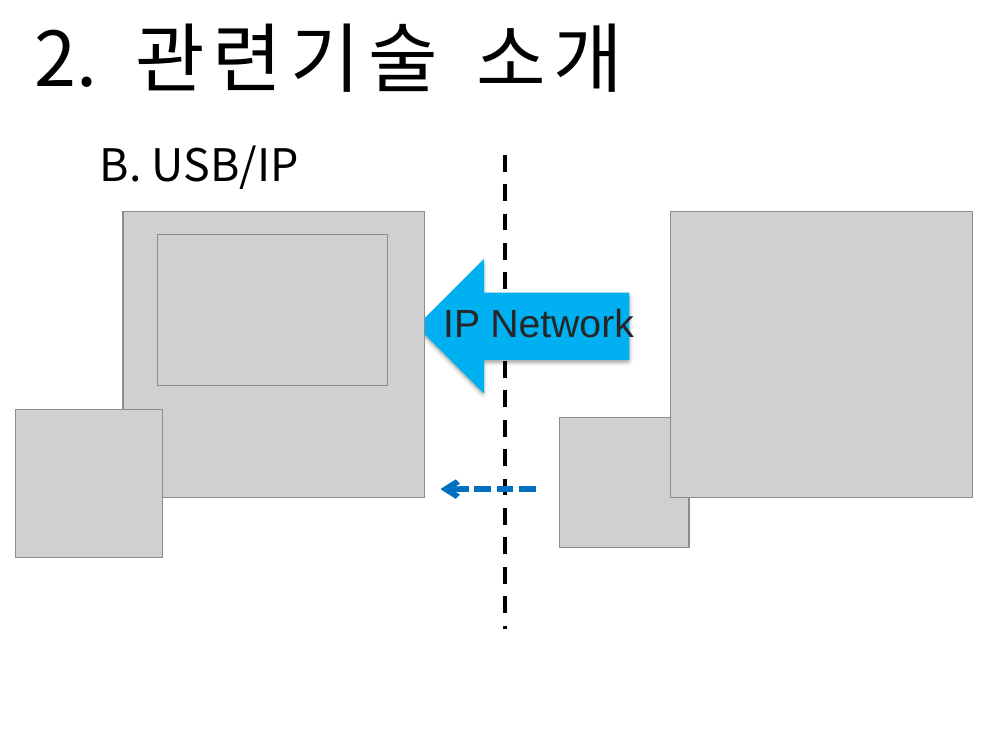
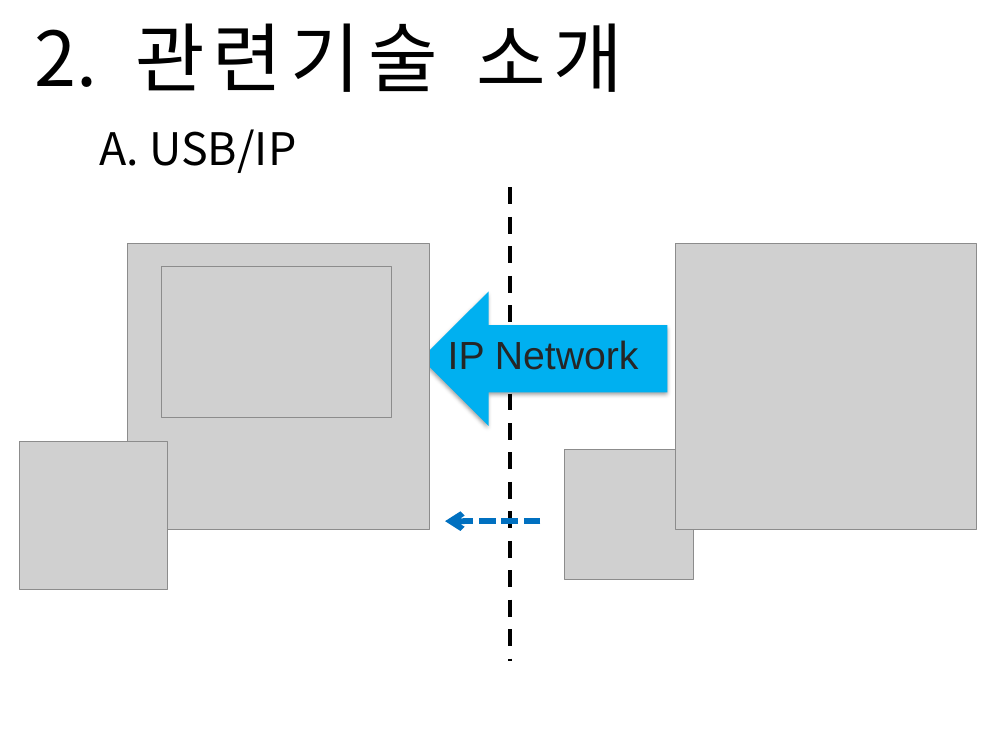
Before and after one commit to Sanghyun-Lee/Android-USB, a slide deck: slide 4 of Documents/presentation doc/Final Presentation/final-presentation.pptx (slide 5 before the commit). Drawn at 1008x756 pixels with LibreOffice and Linux fonts; fonts in the diff are those of the drawing; grey boxes stand for pictures; background and template pictures are left out. Boxes give left, top, right and bottom in pixels: in the first picture for what was removed or moved away, otherwise in the second. Text is boxed around its words. In the diff, an @@ line names an element or a change of style, - is before the commit and + after.

```diff
--- a/Documents/presentation doc/Final Presentation/final-presentation.pptx
+++ b/Documents/presentation doc/Final Presentation/final-presentation.pptx
@@ text at <box>100,129,296,173</box>: text changed @@
-B. USB/IP
+A. USB/IP
@@ down arrow: place and size @@
-down arrow at <box>417,259,629,394</box>
+down arrow at <box>421,292,667,426</box>
@@ 2 pictures, 1 text: place and size @@
-2 pictures, 1 text at <box>15,306,688,556</box>
+2 pictures, 1 text at <box>20,340,694,589</box>
@@ 3 pictures, 1 line, 1 arrow: place and size @@
-3 pictures, 1 line, 1 arrow at <box>123,155,972,629</box>
+3 pictures, 1 line, 1 arrow at <box>128,187,977,660</box>
```
Also in this commit, not shown: 1 other slide changed, 1 slide removed, 1 other file.
